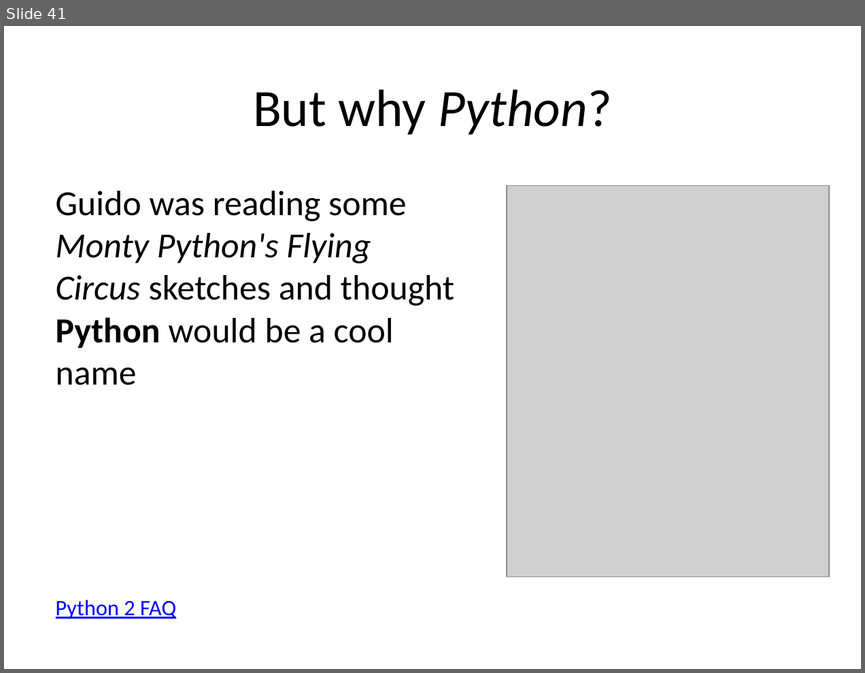
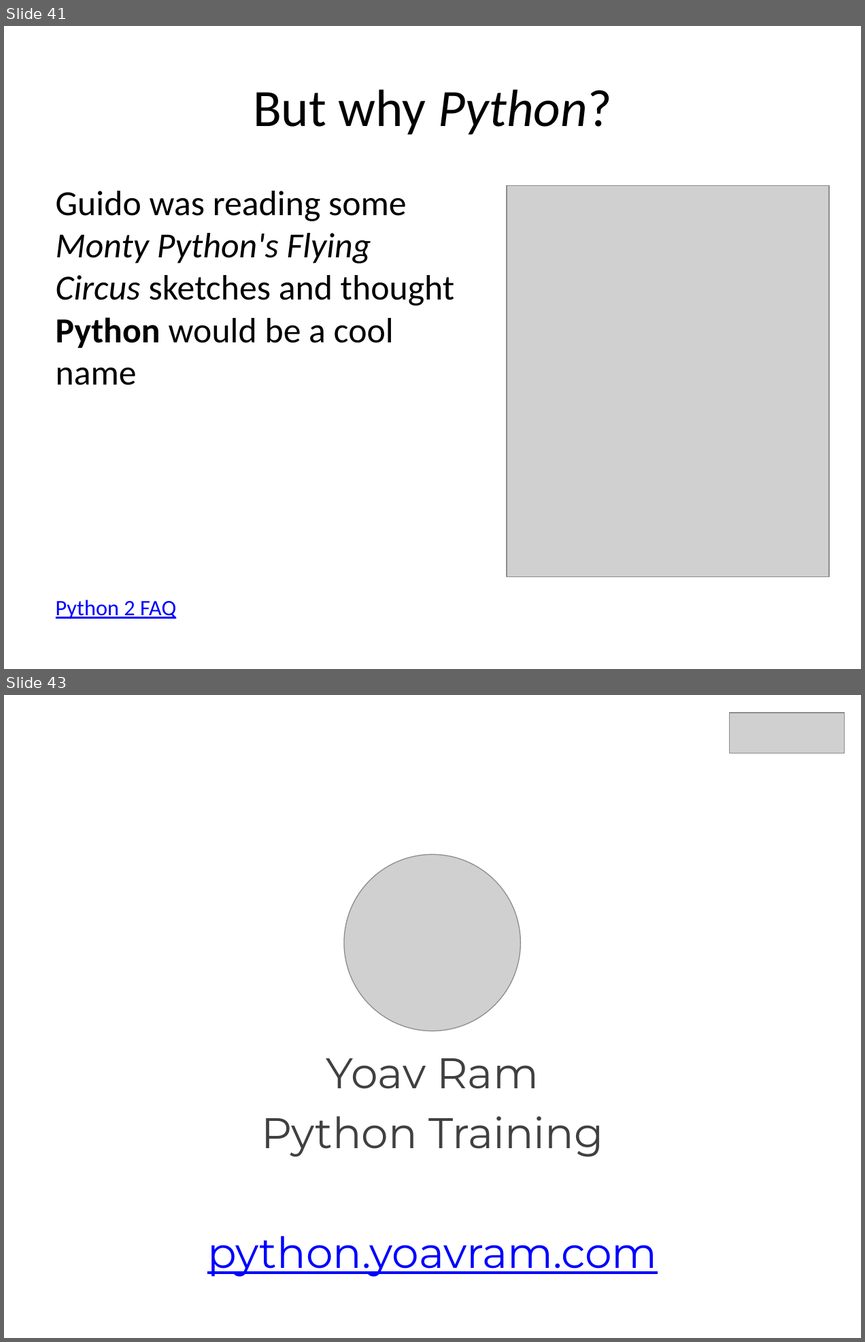
Before and after one commit to yoavram/Py4Eng, a slide deck: docs/Introduction to Python.pptx. Shown one above the other, each under a label of ours: slide 41 before the commit, slides 41 and 43 after it; the slides between them are not shown. The pictures are 865x673 and 865x1342 pixels, drawn with LibreOffice and Linux fonts; fonts in the diff are those of the drawing; grey boxes stand for pictures. Boxes give left, top, right and bottom in pixels: in the first picture for what was removed or moved away, otherwise in the second. Text is boxed around its words. In the diff, an @@ line names an element or a change of style, - is before the commit and + after.

```diff
--- a/docs/Introduction to Python.pptx
+++ b/docs/Introduction to Python.pptx
@@ slide 43 added at (4,695,861,1338), background #FFFFFF @@
@@ picture added at (729,713,844,753) @@
@@ picture added at (344,854,521,1031) @@
@@ subtitle added at (207,1058,657,1276), 36 pt, text #404040 @@
+Yoav Ram
+Python Training
+python.yoavram.com
```
Also in this commit, not shown: 16 slides changed, 2 other slides added, 2 slides removed.
